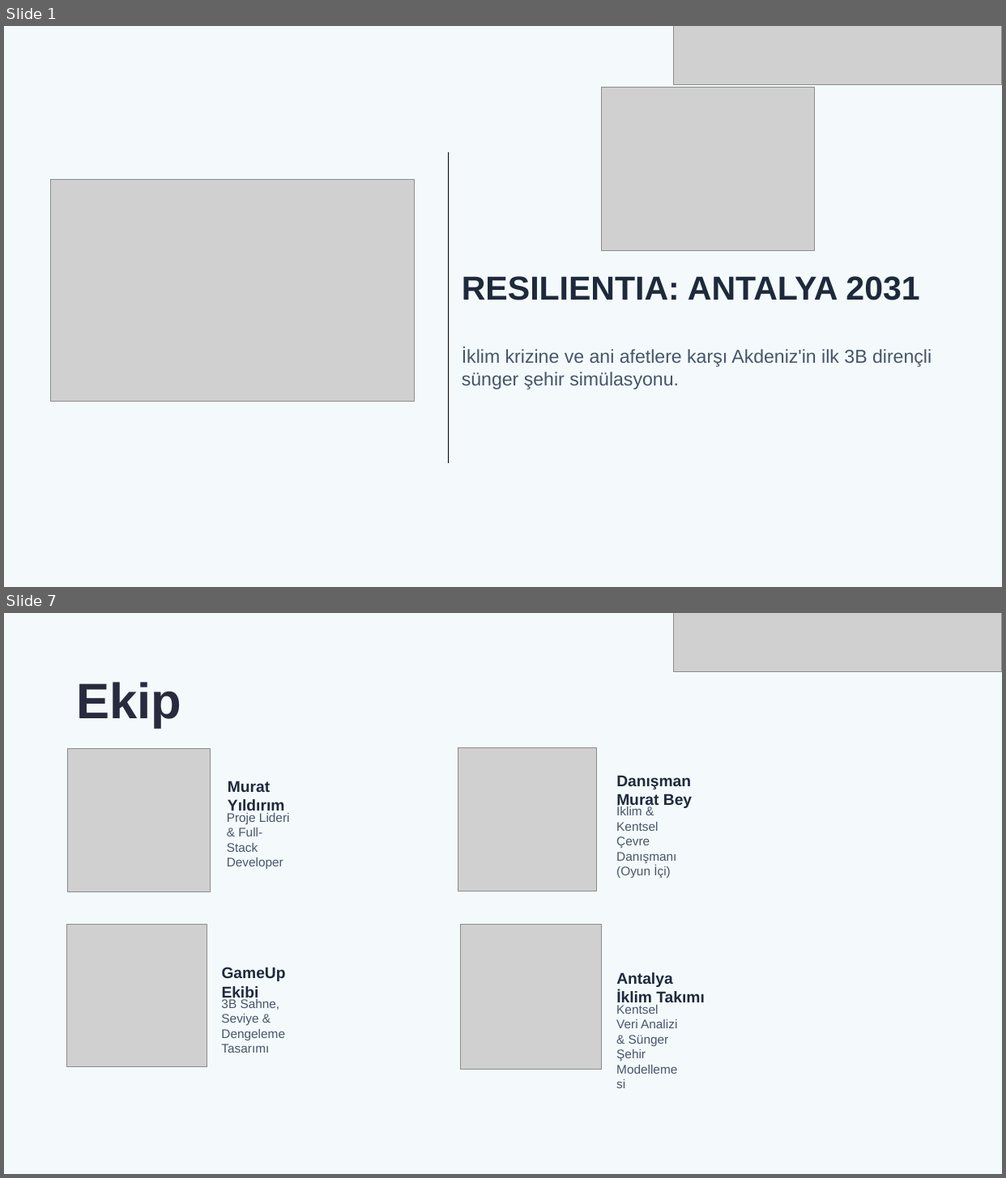
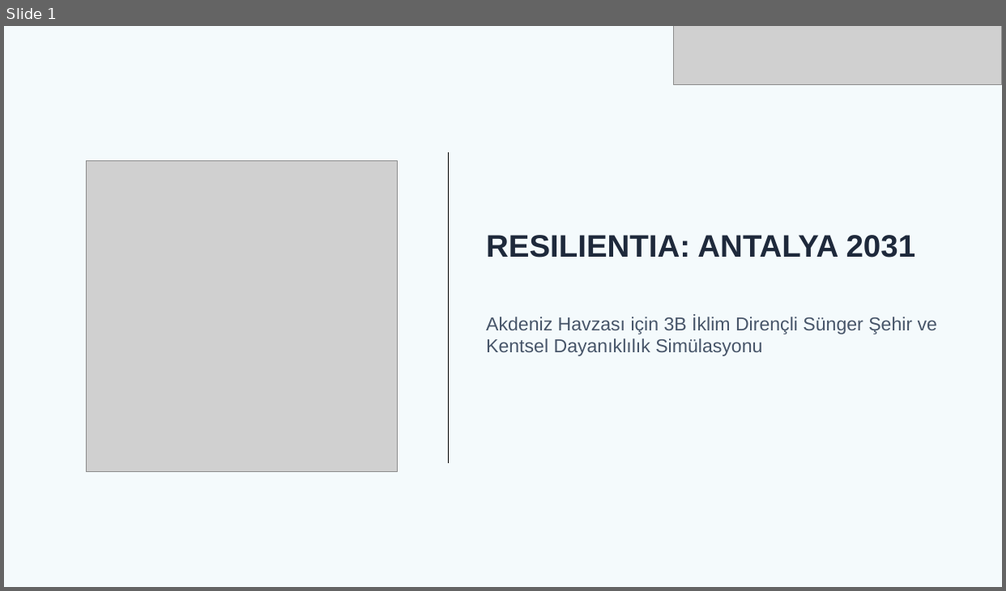
Before and after one commit to muratyildirim12q/resilientia-antalya, a slide deck: RESILIENTIA_ANTALYA_2031_SUNUM.pptx. Shown one above the other, each under a label of ours: slides 1 and 7 before the commit, slide 1 after it; the slides between them are not shown. The pictures are 1006x1178 and 1006x591 pixels, drawn with LibreOffice and Linux fonts; fonts in the diff are those of the drawing; grey boxes stand for pictures. Boxes give left, top, right and bottom in pixels: in the first picture for what was removed or moved away, otherwise in the second. Text is boxed around its words. In the diff, an @@ line names an element or a change of style, - is before the commit and + after.

Commit message:
docs: guncel sunum sablonu, canli oyun ici goruntuleri ve seffaf logo entegrasyonu

```diff
--- a/RESILIENTIA_ANTALYA_2031_SUNUM.pptx
+++ b/RESILIENTIA_ANTALYA_2031_SUNUM.pptx
@@ slide 7 removed at box(4, 613, 1002, 1174), background #F4FAFC @@
@@ picture removed at box(674, 613, 1002, 671) @@
@@ text removed at box(76, 682, 181, 728) @@
-Ekip
@@ picture removed at box(67, 749, 210, 892) @@
@@ picture removed at box(458, 747, 597, 892) @@
@@ text removed at box(228, 781, 284, 814) @@
-Murat Yıldırım
@@ text removed at box(616, 775, 692, 808) @@
-Danışman Murat Bey
@@ text removed at box(616, 807, 676, 878) @@
-İklim & Kentsel Çevre Danışmanı (Oyun İçi)
@@ text removed at box(227, 813, 290, 869) @@
-Proje Lideri & Full-Stack Developer
@@ picture removed at box(67, 924, 207, 1067) @@
@@ picture removed at box(460, 925, 602, 1070) @@
@@ text removed at box(222, 967, 286, 1001) @@
-GameUp Ekibi
@@ text removed at box(616, 973, 704, 1006) @@
-Antalya İklim Takımı
@@ text removed at box(221, 999, 285, 1053) @@
-3B Sahne, Seviye & Dengeleme Tasarımı
@@ text removed at box(616, 1005, 677, 1061) @@
-Kentsel Veri Analizi & Sünger Şehir Modellemesi
@@ slide 1 changed as well @@
@@ picture removed at box(602, 88, 814, 251) @@
@@ picture: place and size @@
-picture at box(51, 179, 415, 402)
+picture at box(86, 160, 397, 472)
@@ text "RESILIENTIA: ANTALYA 2031": place and size @@
-text "RESILIENTIA: ANTALYA 2031" at box(462, 276, 919, 301)
+text "RESILIENTIA: ANTALYA 2031" at box(486, 235, 916, 258)
@@ text "RESILIENTIA: ANTALYA 2031" at box(486, 235, 916, 258): size 32 to 30 pt @@
@@ text at box(486, 315, 937, 356): text changed @@
-İklim krizine ve ani afetlere karşı Akdeniz'in ilk 3B dirençli sünger şehir simülasyonu.
+Akdeniz Havzası için 3B İklim Dirençli Sünger Şehir ve Kentsel Dayanıklılık Simülasyonu
```
Also in this commit, not shown: 8 other slides changed, 1 slide added, 5 other files.
